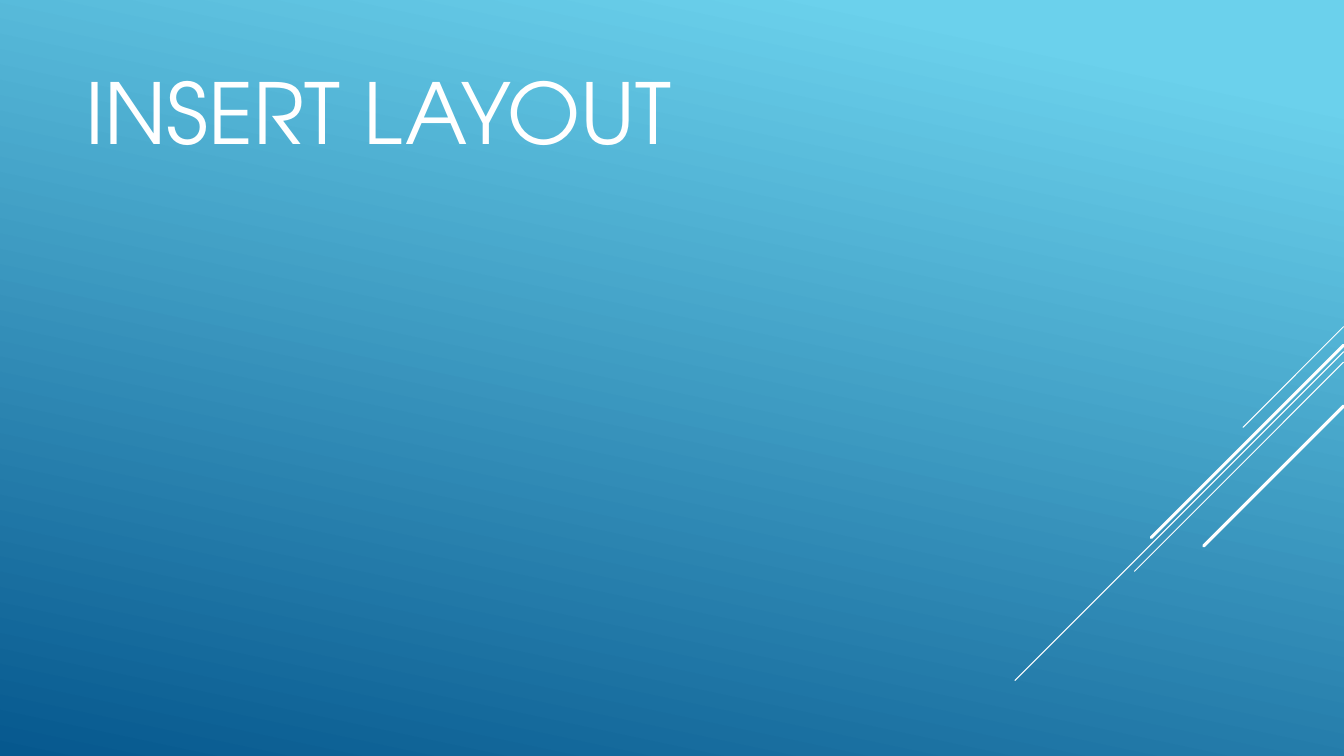
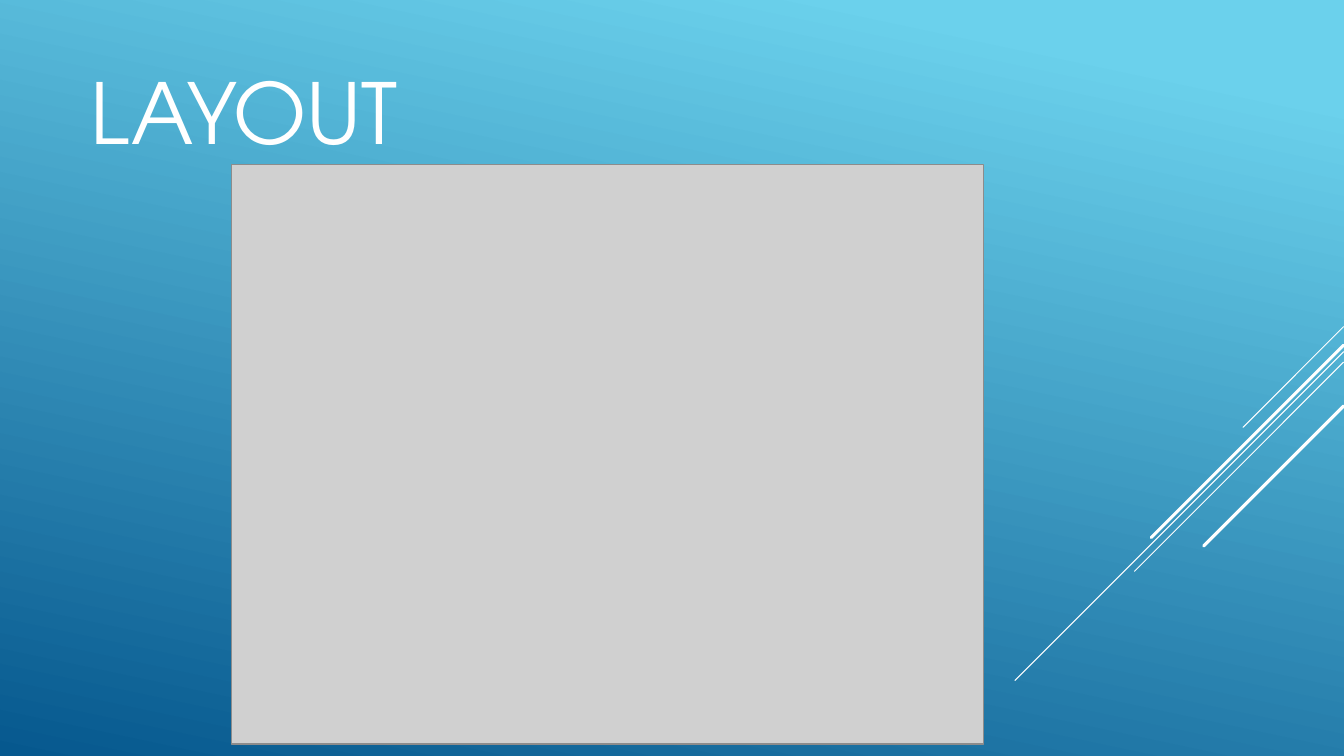
Before and after one commit to jp32/ece411-pdx, a slide deck: slide 8 of documents/presentation.pptx. Drawn at 1344x756 pixels with LibreOffice and Linux fonts; fonts in the diff are those of the drawing; grey boxes stand for pictures. Boxes give left, top, right and bottom in pixels: in the first picture for what was removed or moved away, otherwise in the second. Text is boxed around its words. In the diff, an @@ line names an element or a change of style, - is before the commit and + after.

Commit message:
Finishing up presentation

```diff
--- a/documents/presentation.pptx
+++ b/documents/presentation.pptx
@@ title at [90, 81, 397, 183]: text changed @@
-INSERT LAYOUT
+LAYOUT
@@ picture added at [232, 164, 984, 744] @@
```
